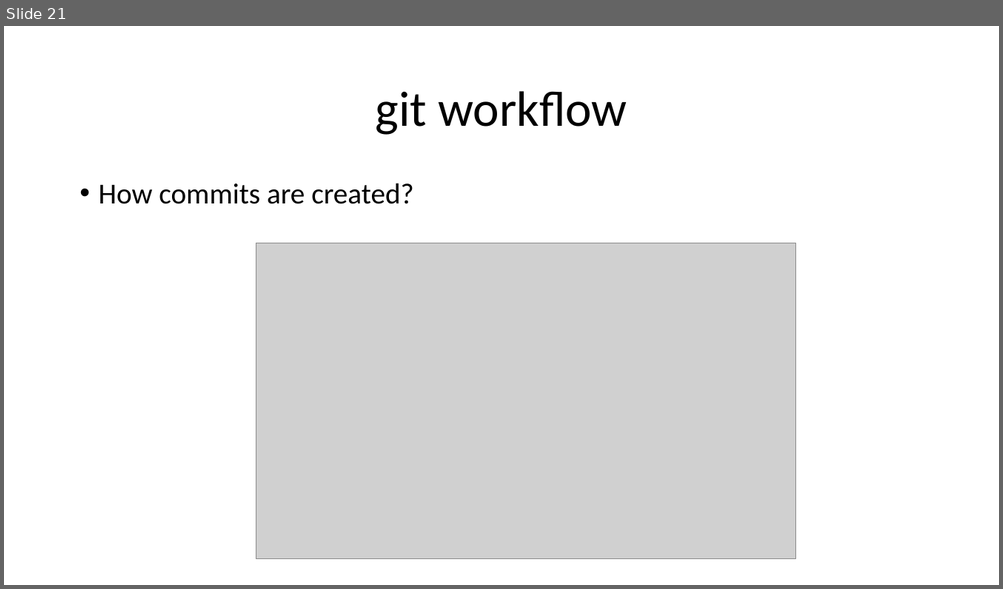
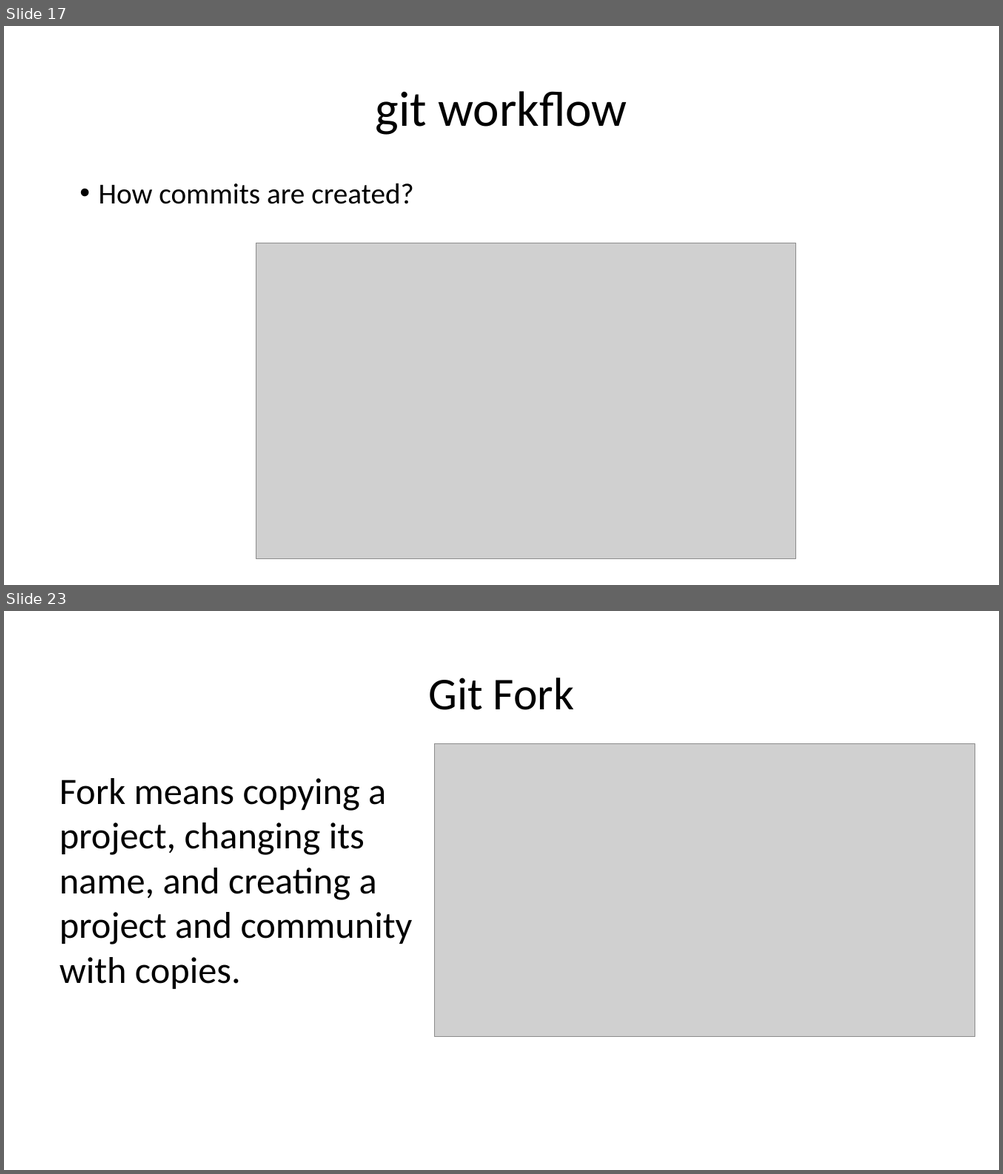
Before and after one commit to ronyelkahfi/github-presentation, a slide deck: introduce GIT.pptx. Shown one above the other, each under a label of ours: slide 21 before the commit, slides 17 and 23 after it; the slides between them are not shown. The pictures are 1003x589 and 1003x1174 pixels, drawn with LibreOffice and Linux fonts; fonts in the diff are those of the drawing; grey boxes stand for pictures. Boxes give left, top, right and bottom in pixels: in the first picture for what was removed or moved away, otherwise in the second. Text is boxed around its words. In the diff, an @@ line names an element or a change of style, - is before the commit and + after.

Commit message:
Menambahkan command, branch, dan fork

```diff
--- a/introduce GIT.pptx
+++ b/introduce GIT.pptx
@@ slide 23 added at (4,611,999,1170), background #FFFFFF @@
@@ title added at (428,678,574,710), 44 pt, text #000000 @@
+Git Fork
@@ picture added at (435,743,974,1037) @@
@@ text added at (60,778,412,989), 36 pt, text #000000 @@
+Fork means copying a project, changing its name, and creating a project and community with copies.
@@ what was slide 21 is now slide 17 @@
```
Also in this commit, not shown: 13 slides changed, 9 other slides added, 4 slides removed.
